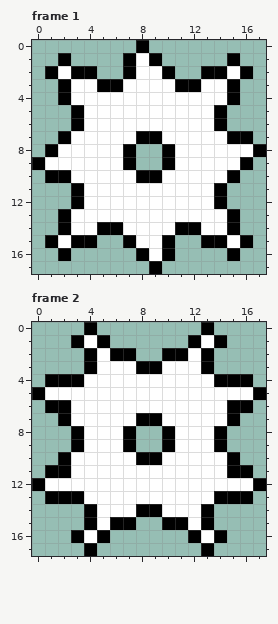
One commit to this pixel-art file: Aesprite/saw.aseprite. That is the earlier state.
18x18 pixels, 2 frames. Shown: frame 1, frame 2.
Once edited:
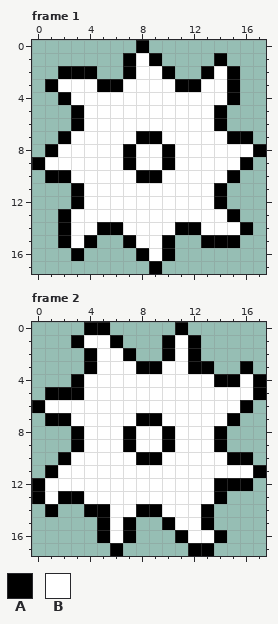
Palette (. is transparent): A #000000  B #ffffff
From old to new:
Frame 1:
y 1: x 2 A -> .; x 14..15 .A -> A.
y 2: x 1..2 AB -> .A; x 14..16 ABA -> BA.
y 3: x 1..2 .A -> AB
y 8..9: x 8..9 .. -> BB
y 14: x 15..16 A. -> BA
y 15: x 1..3 ABA -> .AB; x 15..16 BA -> A.
y 16: x 2..3 A. -> .A; x 15 A -> .
Frame 2:
y 0: x 5 . -> A; x 11 . -> A; x 13 A -> .
y 1: x 5..6 A. -> BA; x 10..11 .. -> AB; x 13..14 BA -> ..
y 2: x 6 A -> B; x 11..13 ABA -> BA.
y 3: x 12 B -> A; x 16 . -> A
y 4: x 1..2 AA -> ..; x 16..17 A. -> BA
y 5: x 0..3 ABBB -> .AAA
y 6: x 0..2 .AA -> ABB; x 15 A -> B
y 7: x 1 . -> A
y 8..9: x 8..9 .. -> BB
y 10: x 16 . -> A
y 11: x 2 A -> B; x 15..17 AA. -> BBA
y 12: x 14..17 BBBA -> AAA.
y 13: x 0..1 .A -> AB; x 15..16 AA -> ..
y 14: x 1 . -> A; x 5 B -> A
y 15: x 4..6 ABA -> .AB; x 11 A -> B
y 16: x 3..4 AB -> ..; x 6..7 .. -> BA; x 11..12 .A -> AB
y 17: x 4 A -> .; x 6 . -> A; x 12 . -> A
